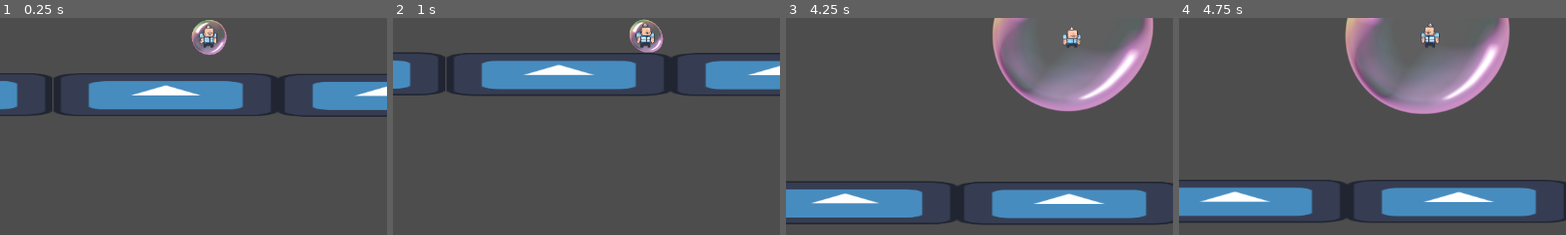
Above: before the commit, frames 1-4 (left to right).
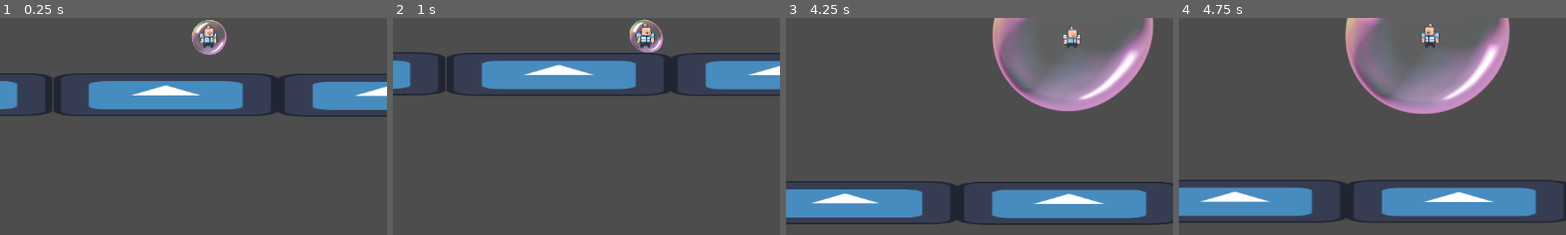
Above: after the commit, the same moments.

Repository: rcgRaf/bubbbleaway
Game: Godot game, scene res://scenes/levels/main_scene.tscn
The game is run twice, just before and just after one commit, with the same random seed, the same clock (stepped at 60 frames per second) and the same inputs. The engine's default icon, where the game draws it, is replaced by a stand-in: a white triangle on a blue panel in a dark square.
Inputs:
- Up to frame 1 (0.25 s): no input
- Up to frame 2 (1 s): tap Enter (ui_accept) at 0.5, 0.6, 0.77 s; hold Right (ui_right) from 0.53 s (still down)
- Up to frame 3 (4.25 s): tap Enter (ui_accept) at 1.07, 1.35, 1.52, 1.82, 2.1, 2.85, 3.02, 3.32, 3.6, 3.77, 4.07 s; release Right (ui_right) at 2.03 s; hold Left (ui_left) 2.03-2.78 s; hold Right (ui_right) from 2.78 s (still down)
- Up to frame 4 (4.75 s): release Right (ui_right) at 4.28 s; hold Left (ui_left) from 4.28 s (still down); tap Enter (ui_accept) at 4.35, 4.52 s
The pictures show only the part of the screen within x 23-73%, y 46-96%; the shares and areas given below are measured in that part.

Frames 1-2 are identical in both runs. In frame 3, 0.2% of the frame differs, in the area x 71-77%, y 4-13%; in frame 4, nothing differs.

Commit message:
Add both "W" and "spacebar" as input for inflation.

Diff:
--- a/scenes/entities/bubble.tscn
+++ b/scenes/entities/bubble.tscn
@@ -224,7 +224,7 @@
 [node name="AnimatedSprite2D" type="AnimatedSprite2D" parent="."]
 position = Vector2(4, -4)
 sprite_frames = SubResource("SpriteFrames_yjose")
-frame_progress = 0.868798
+frame_progress = 0.334163
 
 [node name="Camera2D" type="Camera2D" parent="."]
 zoom = Vector2(0.5, 0.5)
--- a/scripts/player/bubble.gd
+++ b/scripts/player/bubble.gd
@@ -73,7 +73,7 @@
 
 
 func _process(delta: float) -> void:
-	if Input.is_action_just_pressed("ui_accept"):
+	if Input.is_action_just_pressed("ui_accept") or Input.is_action_just_pressed("ui_up"):
 		heal(1)
 	elif Input.is_action_just_pressed("ui_down"):
 		take_damage(1)
